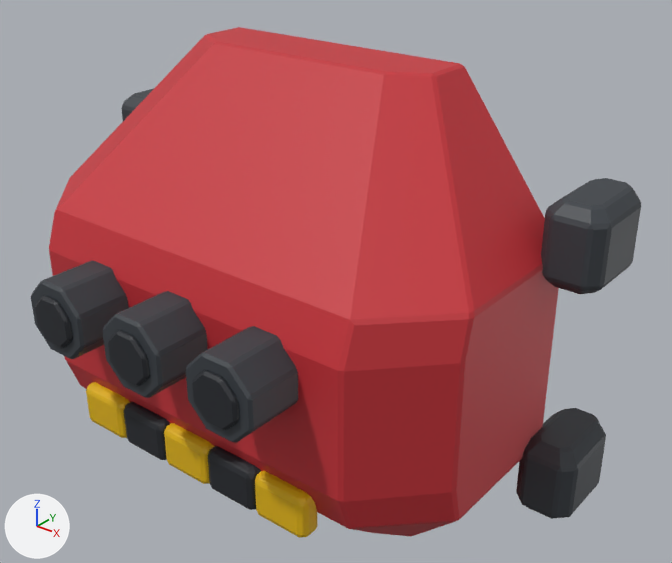
The FBX model Assets/Resources/ClamshellMeshes/UpperArmBack_Set07_Salvo.fbx: old version first, new version second.
The view is the same before and after, from a 50 mm lens placed at (0.383, -0.485, 0.296), pointed at (0.031, -0.046, 0.023). The axes (+X, +Y, +Z) are drawn at lower left. The lights are the same throughout. The first picture is the older version. Where no turn or scale is listed for an object, it has been applied to the vertices.

Before the edit, the objects in view are built like this:
```python
me_upperarmback_set07_salvo_001 = bpy.data.meshes.new('UpperArmBack_Set07_Salvo.001')
me_upperarmback_set07_salvo_001.from_pydata(...)  # 1136 vertices, 1186 faces; spans x -0.205..0.205, y -0.2..0.03, z -0.17..0.17
# faces by material slot: [94, 264, 326, 502]
me_upperarmback_set07_salvo_001.materials.append(mat_shell)  # red #c83038
me_upperarmback_set07_salvo_001.materials.append(mat_hazard)  # yellow #e6b800
me_upperarmback_set07_salvo_001.materials.append(mat_dark)  # black #23272d
me_upperarmback_set07_salvo_001.materials.append(mat_frame)  # dark grey #3a3f45
ob_upperarmback_set07_salvo = bpy.data.objects.new('UpperArmBack_Set07_Salvo', me_upperarmback_set07_salvo_001)
ob_upperarmback_set07_salvo.location = (0.0, 0.0, 0.0)
```
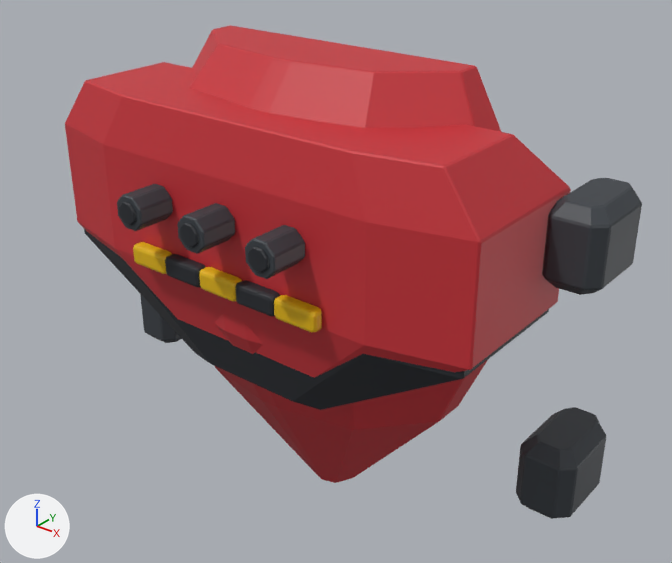
Where the change shows, as pixel boxes (x1, y1, x2, y2) in the pictures (672 x 563 px; the box of a moved part takes in the faces that stretch with it):
'UpperArmBack_Set07_Salvo', reshaped
    before: (31, 27, 641, 538)
    after: (65, 25, 642, 519)
part 1 of me_upperarmback_set07_salvo_001, moved or reshaped
    before: (31, 261, 129, 359)
    after: (117, 184, 173, 231)
part 2 of me_upperarmback_set07_salvo_001, moved or reshaped
    before: (103, 291, 208, 398)
    after: (119, 201, 137, 226)
part 3 of me_upperarmback_set07_salvo_001, moved or reshaped
    before: (108, 330, 150, 386)
    after: (177, 203, 235, 254)
part 4 of me_upperarmback_set07_salvo_001, moved or reshaped
    before: (186, 326, 298, 443)
    after: (180, 222, 199, 248)
part 5 of me_upperarmback_set07_salvo_001, moved or reshaped
    before: (192, 370, 239, 430)
    after: (245, 225, 305, 279)
part 6 of me_upperarmback_set07_salvo_001, moved or reshaped
    before: (35, 295, 73, 348)
    after: (248, 246, 269, 273)
part 7 of me_upperarmback_set07_salvo_001, moved or reshaped
    before: (124, 402, 171, 460)
    after: (133, 242, 172, 274)
part 8 of me_upperarmback_set07_salvo_001, moved or reshaped
    before: (86, 382, 130, 438)
    after: (165, 254, 206, 287)
part 9 of me_upperarmback_set07_salvo_001, moved or reshaped
    before: (164, 423, 214, 484)
    after: (199, 267, 242, 301)
part 10 of me_upperarmback_set07_salvo_001, moved or reshaped
    before: (255, 471, 318, 538)
    after: (235, 280, 281, 316)
part 11 of me_upperarmback_set07_salvo_001, moved or reshaped
    before: (208, 446, 261, 510)
    after: (274, 295, 322, 333)
part 12 of me_upperarmback_set07_salvo_001, rebuilt
    before: (49, 27, 559, 537)
    after: (190, 25, 501, 483)
part 13 of me_upperarmback_set07_salvo_001, added
    after: (84, 229, 549, 410)
part 14 of me_upperarmback_set07_salvo_001, added (red)
    after: (65, 62, 571, 378)
part 15 of me_upperarmback_set07_salvo_001, moved or reshaped (not visible before)
    after: (140, 294, 182, 343)
part 16 of me_upperarmback_set07_salvo_001, moved or reshaped (not visible afterwards)
    before: (121, 89, 153, 121)
part 17 of me_upperarmback_set07_salvo_001, moved or reshaped
    before: (516, 408, 606, 519)
    after: (516, 407, 606, 519)
part 18 of me_upperarmback_set07_salvo_001, moved or reshaped
    before: (541, 178, 641, 294)
    after: (542, 178, 642, 295)

Patch to the scene script:
```diff
--- a/Assets/Resources/ClamshellMeshes/UpperArmBack_Set07_Salvo.fbx.py
+++ b/Assets/Resources/ClamshellMeshes/UpperArmBack_Set07_Salvo.fbx.py
@@ me_upperarmback_set07_salvo_001 @@
-me_upperarmback_set07_salvo_001.from_pydata(...)  # 1136 vertices, 1186 faces; spans x -0.205..0.205, y -0.2..0.03, z -0.17..0.17
+me_upperarmback_set07_salvo_001.from_pydata(...)  # 1254 vertices, 1299 faces; spans x -0.205..0.205, y -0.146..0.03, z -0.17..0.17
+# me_upperarmback_set07_salvo_001 part 1: the loose piece of 48 vertices spanning x -0.095..-0.046, y -0.197..-0.147, z -0.002..0.047 is scaled about its middle by (0.451, 0.545, 0.451), then moved by (0.015, 0.041, 0.059)
+# me_upperarmback_set07_salvo_001 part 2: the loose piece of 48 vertices spanning x -0.025..0.025, y -0.197..-0.147, z -0.002..0.047 is scaled about its middle by (0.29, 0.583, 0.29), then moved by (-0.055, 0.04, 0.059), in mat_dark (black #23272d)
+# me_upperarmback_set07_salvo_001 part 3: the loose piece of 48 vertices spanning x -0.016..0.016, y -0.2..-0.147, z 0.006..0.039 is scaled about its middle by (0.697, 0.51, 0.697), then moved by (0.0, 0.043, 0.059), in mat_frame (dark grey #3a3f45)
+# me_upperarmback_set07_salvo_001 part 4: the loose piece of 48 vertices spanning x 0.046..0.095, y -0.197..-0.147, z -0.002..0.047 is scaled about its middle by (0.29, 0.583, 0.29), then moved by (-0.07, 0.04, 0.059), in mat_dark (black #23272d)
+# me_upperarmback_set07_salvo_001 part 5: the loose piece of 48 vertices spanning x 0.054..0.087, y -0.2..-0.147, z 0.006..0.039 is scaled about its middle by (0.697, 0.51, 0.697), then moved by (-0.015, 0.043, 0.059), in mat_frame (dark grey #3a3f45)
+# me_upperarmback_set07_salvo_001 part 6: the loose piece of 48 vertices spanning x -0.087..-0.054, y -0.2..-0.147, z 0.006..0.039 is scaled about its middle by (0.449, 0.545, 0.449), then moved by (0.126, 0.042, 0.059)
+# me_upperarmback_set07_salvo_001 part 7: the loose piece of 84 vertices spanning x -0.061..-0.02, y -0.163..-0.147, z -0.083..-0.052 is scaled about its middle by (0.825, 0.545, 0.44), then moved by (-0.023, 0.034, 0.108), in mat_hazard (yellow #e6b800)
+# me_upperarmback_set07_salvo_001 part 8: the loose piece of 84 vertices spanning x -0.101..-0.06, y -0.163..-0.147, z -0.083..-0.052 is scaled about its middle by (0.825, 0.545, 0.44), then moved by (0.049, 0.034, 0.108), in mat_dark (black #23272d)
+# me_upperarmback_set07_salvo_001 part 9: the loose piece of 84 vertices spanning x -0.021..0.021, y -0.163..-0.147, z -0.083..-0.052 is scaled about its middle by (0.825, 0.545, 0.44), then moved by (0.0, 0.034, 0.108)
+# me_upperarmback_set07_salvo_001 part 10: the loose piece of 84 vertices spanning x 0.06..0.101, y -0.163..-0.147, z -0.083..-0.052 is scaled about its middle by (0.825, 0.545, 0.44), then moved by (-0.049, 0.034, 0.108), in mat_dark (black #23272d)
+# me_upperarmback_set07_salvo_001 part 11: the loose piece of 84 vertices spanning x 0.02..0.061, y -0.163..-0.147, z -0.083..-0.052 is scaled about its middle by (0.825, 0.545, 0.44), then moved by (0.023, 0.034, 0.108), in mat_hazard (yellow #e6b800)
+# me_upperarmback_set07_salvo_001 part 12: the loose piece of 92 vertices spanning x -0.17..0.17, y -0.159..0.0, z -0.17..0.17 is rebuilt with 90 vertices and now spans x -0.139..0.139, y -0.117..0.0, z -0.17..0.17
+# me_upperarmback_set07_salvo_001 part 13: a new loose piece of 60 vertices spanning x -0.165..0.165, y -0.114..0.0, z -0.042..0.134, in mat_dark (black #23272d)
+# me_upperarmback_set07_salvo_001 part 14: a new loose piece of 60 vertices spanning x -0.17..0.17, y -0.117..0.0, z -0.034..0.143, in mat_shell (red #c83038)
+# me_upperarmback_set07_salvo_001 part 15: 4 vertices moved within x -0.204..-0.166, y 0.023, z -0.101..-0.062; 72 vertices removed from x -0.205..-0.165, y -0.03..0.03, z -0.109..-0.054; 72 vertices added at x -0.205..-0.165, y -0.03..0.03, z -0.109..-0.054
+# me_upperarmback_set07_salvo_001 part 16: 4 vertices moved within x -0.204..-0.166, y 0.023, z 0.062..0.101; 72 vertices removed from x -0.205..-0.165, y -0.03..0.03, z 0.054..0.109; 72 vertices added at x -0.205..-0.165, y -0.03..0.03, z 0.054..0.109
+# me_upperarmback_set07_salvo_001 part 17: 4 vertices moved within x 0.166..0.204, y 0.023, z -0.101..-0.062; 72 vertices removed from x 0.165..0.205, y -0.03..0.03, z -0.109..-0.054; 72 vertices added at x 0.165..0.205, y -0.03..0.03, z -0.109..-0.054
+# me_upperarmback_set07_salvo_001 part 18: 4 vertices moved within x 0.166..0.204, y 0.023, z 0.062..0.101; 72 vertices removed from x 0.165..0.205, y -0.03..0.03, z 0.054..0.109; 72 vertices added at x 0.165..0.205, y -0.03..0.03, z 0.054..0.109
 me_upperarmback_set07_salvo_001.materials.append(mat_shell)
```
